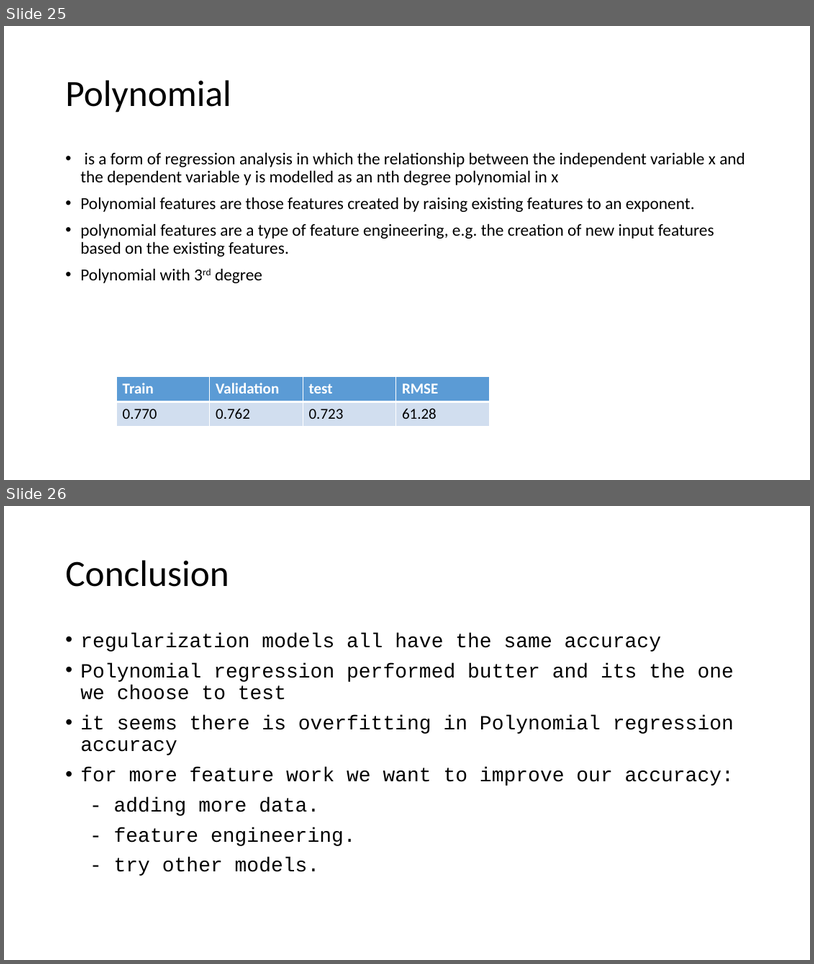
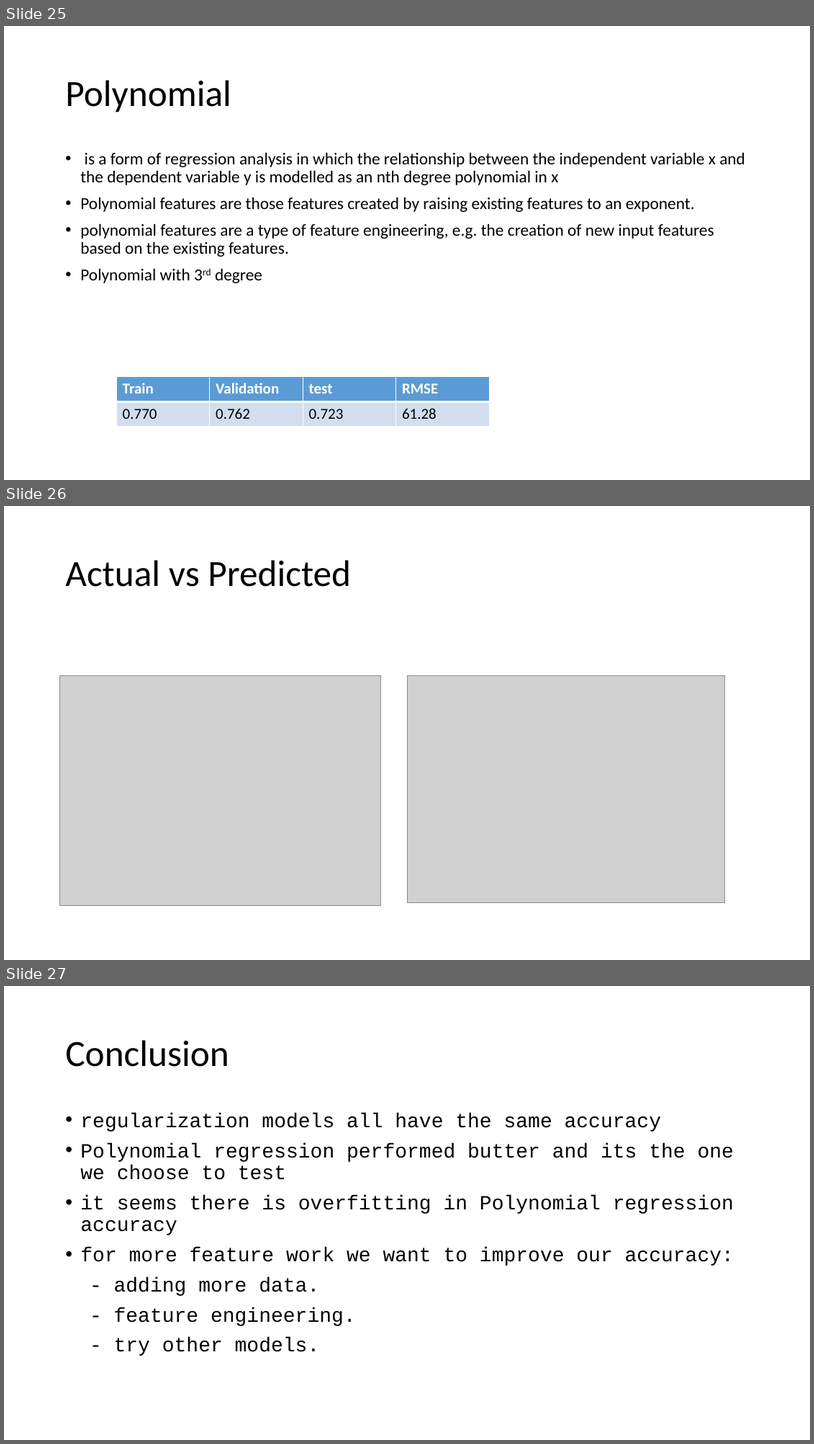
Before and after one commit to Jainlo/cali-housing-prices, a slide deck: California Housing Prices.pptx. Shown one above the other, each under a label of ours: slides 25 and 26 before the commit, slides 25, 26 and 27 after it. The pictures are 814x964 and 814x1444 pixels, drawn with LibreOffice and Linux fonts; fonts in the diff are those of the drawing; grey boxes stand for pictures. Boxes give left, top, right and bottom in pixels: in the first picture for what was removed or moved away, otherwise in the second. Text is boxed around its words. In the diff, an @@ line names an element or a change of style, - is before the commit and + after.

Commit message:
update pptx

```diff
--- a/California Housing Prices.pptx
+++ b/California Housing Prices.pptx
@@ slide 26 added at (4,506,810,960), background #FFFFFF @@
@@ title added at (65,560,351,587), 44 pt, text #000000 @@
+Actual vs Predicted
@@ picture added at (59,676,381,906) @@
@@ picture added at (407,676,725,903) @@
@@ what was slide 26 is now slide 27 @@
```
Also in this commit, not shown: 2 other files.
